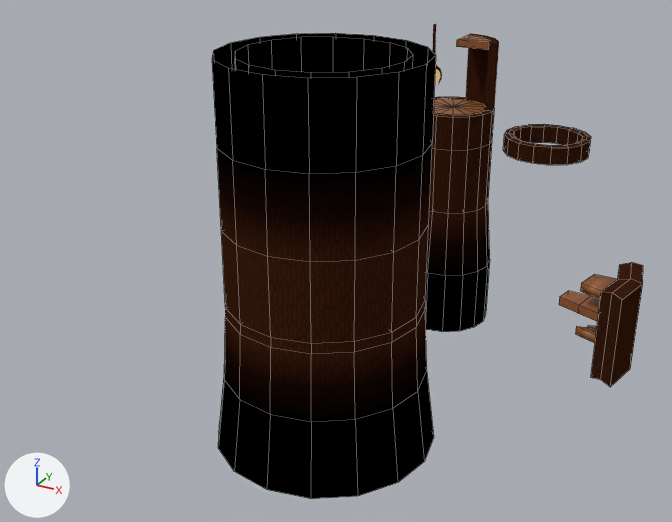
The Blender file Assets/World/C8L1/raw/C8L1_props.blend as it was, and as the next commit left it.
The view is the same before and after, from a 50 mm lens placed at (41.4, -72.9, 40.4), pointed at (-4.1, 9.8, -0.9). Every picture has the same lights, and +X, +Y and +Z are marked at lower left. Mesh edges are drawn as thin lines on the coarser meshes.

Names of what the first picture shows: 'Log_10_Base', 'Log_10_Floor_Chunk_Long', 'Log_10_Middle', 'Log_10_Middle_Section', 'Log_10_Top', 'Log_5_Base', 'Log_5_Middle', 'Log_5_Middle_Half', 'Log_5_Middle_Quarter', 'Log_5_Middle_Section'.
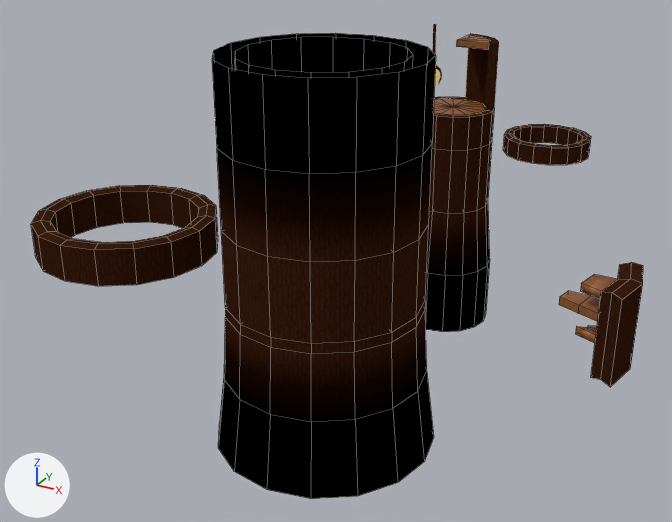
Boxes [x1, y1, x2, y2] around the edits, measured in the pictures (672 x 522 px):
'Log_10_Middle_Half', added
    after: [31, 185, 218, 286]

What changed in the scene script:
```text
Add me_circle_014:
    me_circle_014.from_pydata(...)  # 96 vertices, 96 faces; spans x -10.0..10.0, y -10.0..10.0, z 0.0..4.2
    me_circle_014.polygons.foreach_set('use_smooth', [True] * 96)
    me_circle_014.materials.append(mat_uv_bark)
Add ob_log_10_middle_half:
    ob_log_10_middle_half = bpy.data.objects.new('Log_10_Middle_Half', me_circle_014)
    ob_log_10_middle_half.location = (-25.0, 0.0, 0.0)
```
